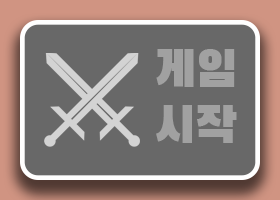
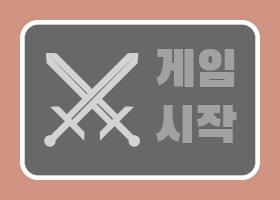
Before/after of a 280px x 200px layered artwork. What changed in the layer stack:
pixels changed over [5, 15, 275, 200] (layer not identified)
